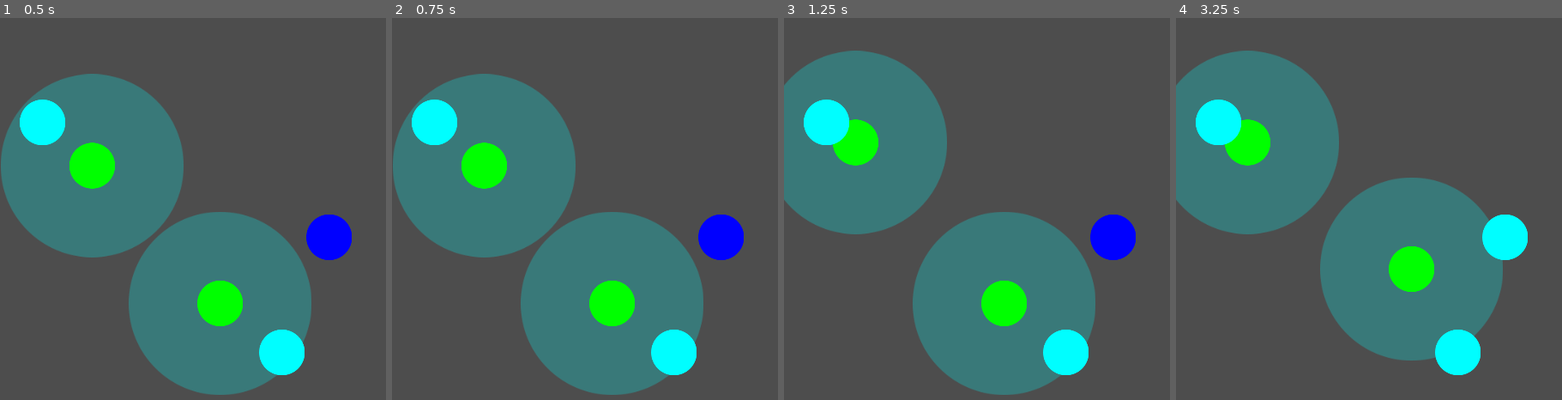
Above: before the commit, frames 1-4 (left to right).
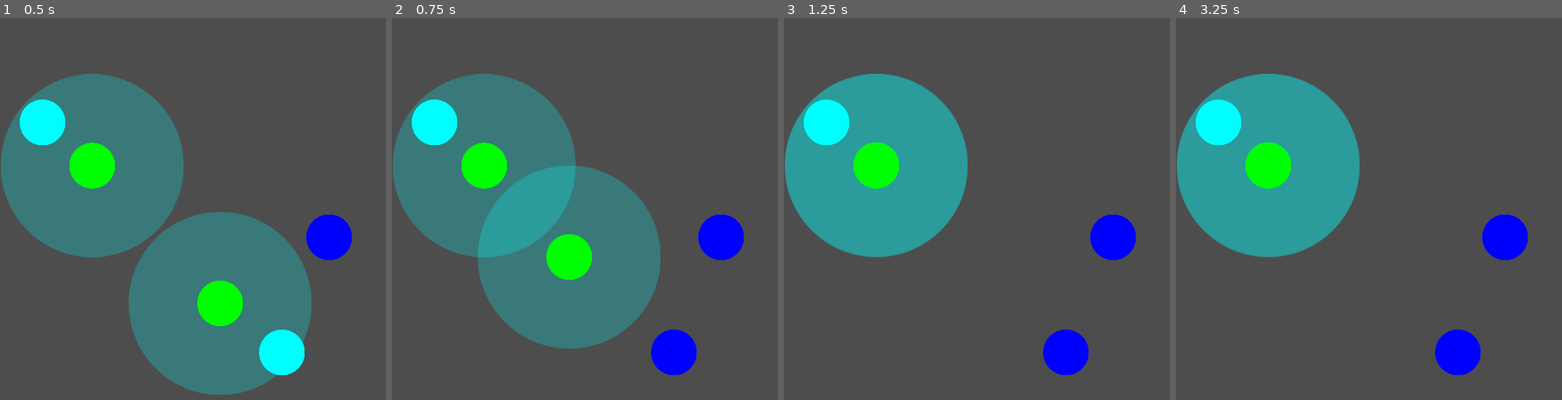
Above: after the commit, the same moments.

Repository: sisipun/Electrify
Game: Godot game, scene res://script/game.tscn
The game is run twice, just before and just after one commit, with the same random seed, the same clock (stepped at 60 frames per second) and the same inputs.
Inputs (mouse positions are in pixels of both pictures, inside the frame that each line leads up to):
- Up to frame 1 (0.5 s): no input
- Up to frame 2 (0.75 s): tap Enter at 0.5 s; drag from (612, 304) to (484, 166) at 0.52 s
- Up to frame 3 (1.25 s): no input
- Up to frame 4 (3.25 s): tap Space at 1.25, 2.75 s; drag from (1249, 144) to (1369, 270) at 1.27 s; tap Enter at 2 s; move the mouse to (1407, 121) at 2.02 s; click (1407, 121) at 2.17 s; drag from (outside the picture) to (1396, 304) at 2.77 s

Frame 1 is identical in both runs. In frame 2, 18% of the frame differs, in the area x 22-81%, y 38-99%; in frame 3, 37%; in frame 4, 38%, in the area x 0-92%, y 8-94%.

Commit message:
Improve drag and drop station

Diff:
--- a/script/level/level.gd
+++ b/script/level/level.gd
@@ -2,14 +2,17 @@
 extends Area2D
 
 
+@export_node_path("CollisionShape2D") var _shape_path: NodePath
 @export_node_path("Node2D") var _stations_node_path: NodePath
 @export_node_path("Node2D") var _buildings_node_path: NodePath
 
+@onready var _shape: CollisionShape2D = get_node(_shape_path)
 @onready var _stations_node: Node2D = get_node(_stations_node_path)
 @onready var _buildings_node: Node2D = get_node(_buildings_node_path)
 
 var _stations: Array[Station]
 var _buildings: Array[Building]
+var _selected_station: Station
 
 
 func _ready() -> void:
@@ -18,6 +21,7 @@
 
 	_stations = []
 	for station in _stations_node.get_children():
+		station.pressed.connect(Callable(_on_station_pressed).bind(station))
 		station.building_entered.connect(Callable(_on_station_building_entered).bind(station))
 		station.init(256)
 		_stations.append(station)
@@ -26,7 +30,7 @@
 	for building in _buildings_node.get_children():
 		_buildings.append(building)
 
-
+	_selected_station = null
 
 
 func is_completed() -> bool:
@@ -36,8 +40,36 @@
 	return true
 
 
+func _unhandled_input(event: InputEvent) -> void:
+	if event is InputEventScreenTouch and not event.pressed:
+		_on_station_released()
+	if event is InputEventScreenDrag and _selected_station:
+		_selected_station.position += event.relative
+
+		var size: Vector2 = _shape.shape.get_rect().size / 2
+		if _selected_station.position.x > size.x:
+			_selected_station.position.x = size.x
+		elif _selected_station.position.x < -size.x:
+			_selected_station.position.x = -size.x
+
+		if _selected_station.position.y > size.y:
+			_selected_station.position.y = size.y
+		elif _selected_station.position.y < -size.y:
+			_selected_station.position.y = -size.y
+
+
 func _on_window_size_changed() -> void:
 	position = get_viewport_rect().size / 2
+
+
+func _on_station_pressed(station: Station) -> void:
+	if not _selected_station:
+		_selected_station = station
+
+
+func _on_station_released() -> void:
+	if _selected_station:
+		_selected_station = null
 
 
 func _on_station_building_entered(_building: Building, _station: Station) -> void:
--- a/script/level/level.tscn
+++ b/script/level/level.tscn
@@ -10,6 +10,7 @@
 [node name="Level" type="Area2D"]
 position = Vector2(540, 960)
 script = ExtResource("1_dwq8f")
+_shape_path = NodePath("Shape")
 _stations_node_path = NodePath("Stations")
 _buildings_node_path = NodePath("Buldings")
 
--- a/script/level/station/station.gd
+++ b/script/level/station/station.gd
@@ -2,6 +2,7 @@
 extends Area2D
 
 
+signal pressed
 signal building_entered(building)
 signal building_exited(building)
 
@@ -27,8 +28,8 @@
 
 
 func _input_event(_viewport: Viewport, event: InputEvent, _shape_idx: int) -> void:
-	if event is InputEventScreenDrag:
-		position += event.relative
+	if event is InputEventScreenTouch and event.pressed:
+		emit_signal("pressed")
 
 
 func _on_building_entered(building: Building) -> void:
